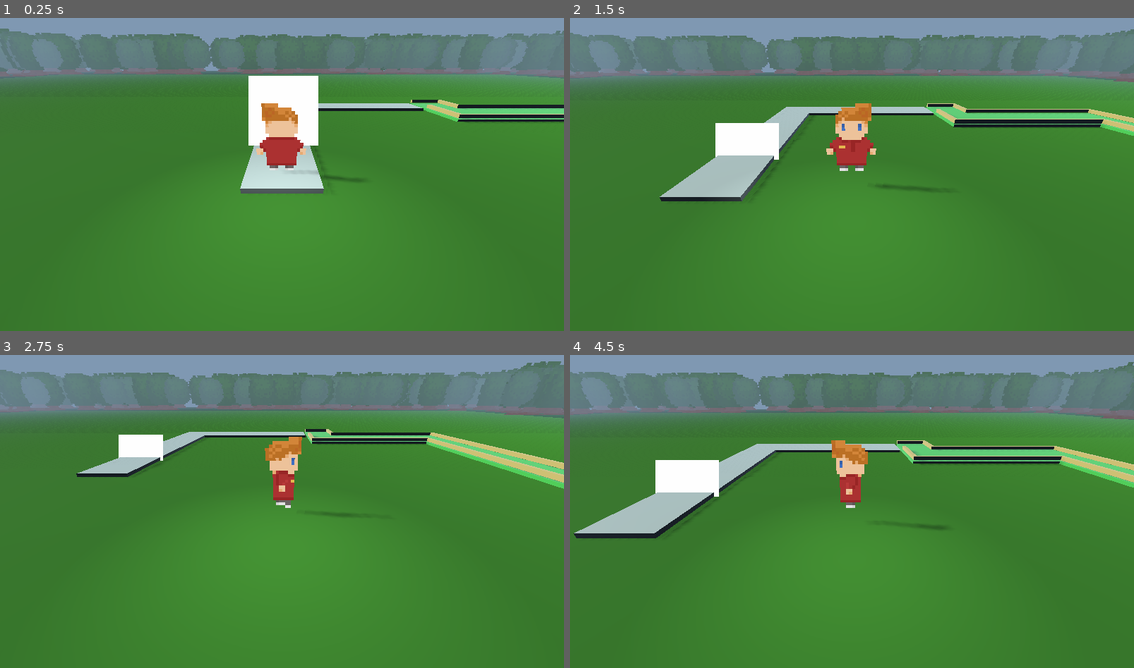
Above: before the commit, frames 1-4 (two rows, left to right).
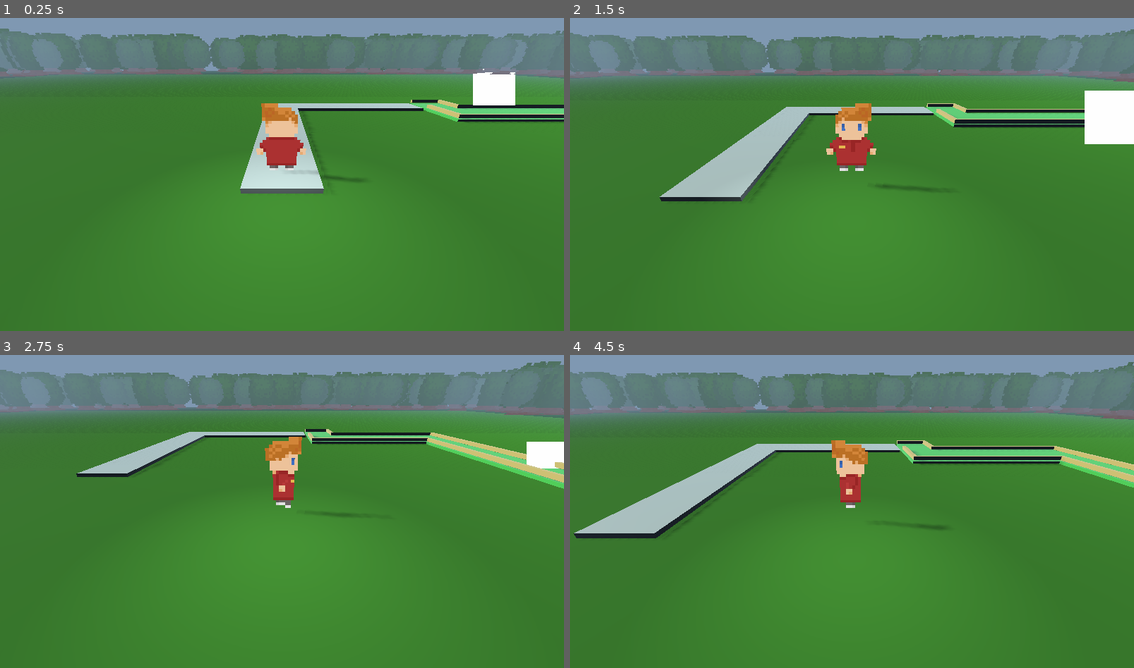
Above: after the commit, the same moments.

Repository: lajollagamesclub/week-116
Game: Godot game, scene res://Main.tscn
Same seed, same stepped clock (60 frames per second), same inputs: the game is played once before the commit and once after it. This scene is started directly instead of the project's main scene.
Inputs:
- Up to frame 1 (0.25 s): no input
- Up to frame 2 (1.5 s): hold D (g_right) 0.53-1.28 s; tap Space (g_jump) at 0.6, 0.77, 1.07, 1.35 s; hold S (g_backward) from 1.28 s (still down)
- Up to frame 3 (2.75 s): tap Space (g_jump) at 1.52, 1.82, 2.1 s; release S (g_backward) at 2.03 s; hold D (g_right) from 2.03 s (still down)
- Up to frame 4 (4.5 s): release D (g_right) at 2.78 s; hold W (g_forward) 2.78-3.53 s; tap Space (g_jump) at 2.85, 3.02, 3.32, 3.6, 3.77, 4.07, 4.35 s; hold A (g_left) from 3.53 s (still down)

The runs differ from the first frame. In frame 1, 2.8% of the frame differs, in the area x 44-92%, y 16-41%; in frame 2, 2.7%; in frame 3, 1.1%; in frame 4, 1.2%.

Commit message:
Bad attempt at golf ball physics

Diff:
--- a/src/GolfBall.gd
+++ b/src/GolfBall.gd
@@ -1,10 +1,30 @@
 extends KinematicBody
 
 var accel = Vector3(0, -9.8, 0)
-var velocity = Vector3()
+var velocity: Vector3 = Vector3()
+
+func _input(event):
+	if event.is_action("g_jump"):
+		velocity = Vector3(4, 0, 4)
 
 func _physics_process(delta):
 	velocity += accel*delta
+	velocity += get_friction_accel(delta)*delta
 	if $RayCast.is_colliding():
 		velocity.y = 0.0
+#	velocity = lerp(velocity, Vector3(), 5.0*delta)
+
 	move_and_slide(velocity)
+	# reflect
+	for c in get_slide_count():
+		var cur_collision = get_slide_collision(c)
+		if cur_collision.collider.is_in_group("bounds"):
+			velocity = cur_collision.normal
+			break
+
+func get_friction_accel(delta) -> Vector3:
+	if velocity.length_squared() <= 0.1:
+		return -velocity/delta
+	else:
+		var flat_velocity = Vector3(velocity.x, 0, velocity.z)
+		return -flat_velocity.normalized()*3.0
--- a/src/Main.tscn
+++ b/src/Main.tscn
@@ -19,4 +19,4 @@
 input_ray_pickable = false
 
 [node name="GolfBall" parent="." instance=ExtResource( 5 )]
-transform = Transform( 1, 0, 0, 0, 1, 0, 0, 0, 1, 0, 1.79092, -1.74505 )
+transform = Transform( 1, 0, 0, 0, 1, 0, 0, 0, 1, 11.2161, 1.79092, -7.1933 )
Not shown: 2 places in src/Course1Data.tscn that only renumber resources
